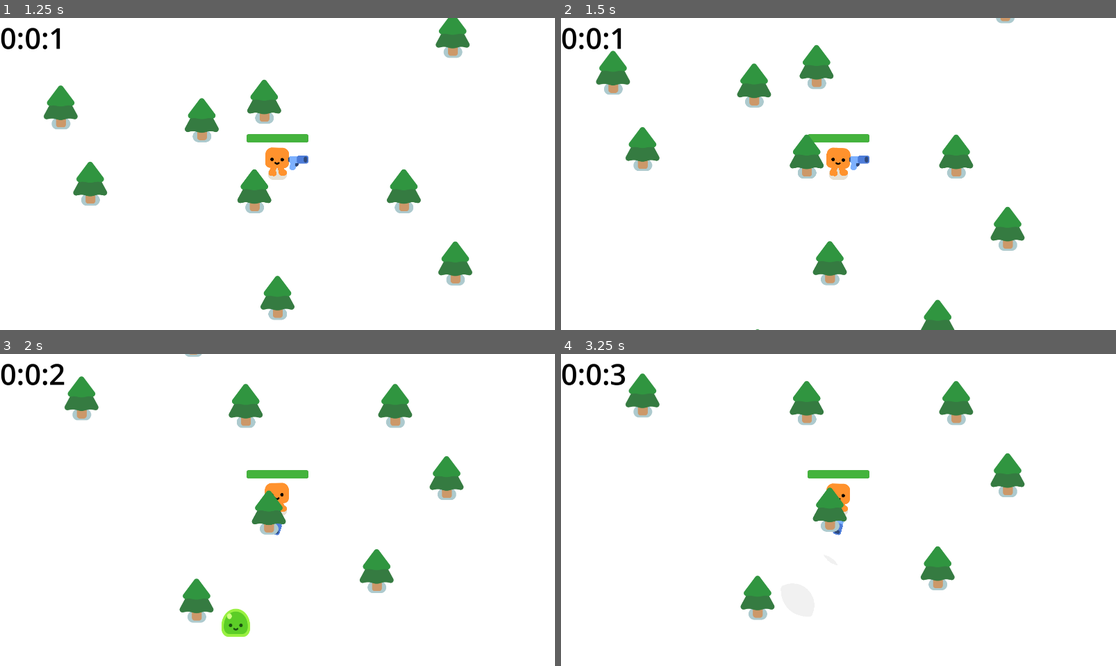
Above: before the commit, frames 1-4 (two rows, left to right).
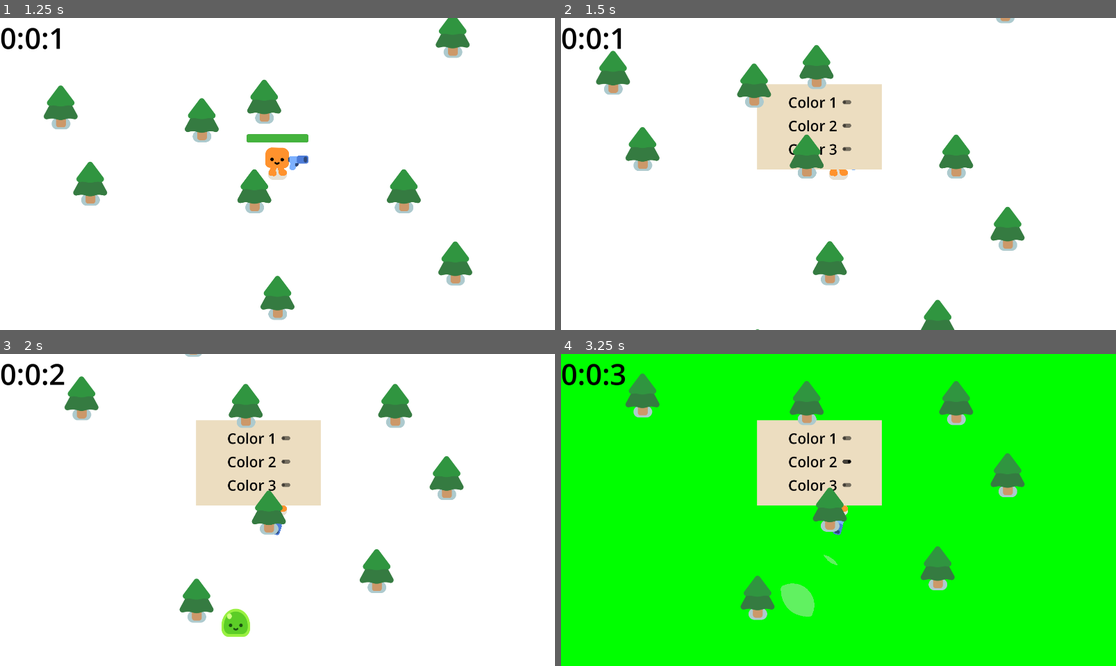
Above: after the commit, the same moments.

Repository: mnkrana/godot-2-adventure
Game: Godot game, scene res://scenes/game.tscn
The game is run twice, just before and just after one commit, with the same random seed, the same clock (stepped at 60 frames per second) and the same inputs.
Inputs (mouse positions are in pixels of both pictures, inside the frame that each line leads up to):
- Up to frame 1 (1.25 s): tap Enter (ui_accept) at 0.5 s; hold D (move_right) from 0.53 s (still down); hold Enter (ui_accept) from 0.53 s (still down)
- Up to frame 2 (1.5 s): release D (move_right) at 1.28 s; release Enter (ui_accept) at 1.28 s; hold S (move_down) from 1.28 s (still down); tap Enter (ui_accept) at 1.35 s
- Up to frame 3 (2 s): keep holding S (move_down); tap Enter (ui_accept) at 1.52, 1.82 s
- Up to frame 4 (3.25 s): release S (move_down) at 2 s; click (821, 438) at 2 s, where only the run after the commit has a clickable "Color 1"; click (821, 460) at 2.75 s, where only the run after the commit has a clickable "Color 2"

Frame 1 is identical in both runs. In frame 2, 5.6% of the frame differs, in the area x 35-58%, y 21-49%; in frame 3, 6.0%; in frame 4, 96%, in the area x 0-100%, y 0-100%.

Commit message:
feat(color-menu): add color changer ui

Diff:
--- /dev/null
+++ b/scenes/color_changer.tscn
@@ -0,0 +1,69 @@
+[gd_scene load_steps=4 format=3 uid="uid://bs3ini1ighocw"]
+
+[ext_resource type="Texture2D" uid="uid://depwtirxm3ry3" path="res://assets/ui/2.png" id="1_73s8h"]
+[ext_resource type="Script" path="res://scripts/color_menu.gd" id="2_4nsj7"]
+
+[sub_resource type="StyleBoxEmpty" id="StyleBoxEmpty_jsqor"]
+
+[node name="ColorChanger" type="Control"]
+layout_mode = 3
+anchors_preset = 15
+anchor_right = 1.0
+anchor_bottom = 1.0
+grow_horizontal = 2
+grow_vertical = 2
+script = ExtResource("2_4nsj7")
+
+[node name="ColorMenu" type="NinePatchRect" parent="."]
+layout_mode = 1
+anchors_preset = 8
+anchor_left = 0.5
+anchor_top = 0.5
+anchor_right = 0.5
+anchor_bottom = 0.5
+offset_left = -281.0
+offset_top = -311.0
+offset_right = 150.0
+offset_bottom = -15.0
+grow_horizontal = 2
+grow_vertical = 2
+texture = ExtResource("1_73s8h")
+
+[node name="VBoxContainer" type="VBoxContainer" parent="ColorMenu"]
+layout_mode = 1
+anchors_preset = 7
+anchor_left = 0.5
+anchor_top = 1.0
+anchor_right = 0.5
+anchor_bottom = 1.0
+offset_left = -53.0
+offset_top = -134.5
+offset_right = 54.0
+offset_bottom = -33.5
+grow_horizontal = 2
+grow_vertical = 0
+
+[node name="Color1" type="CheckButton" parent="ColorMenu/VBoxContainer"]
+modulate = Color(0.040736, 0.040736, 0.040736, 1)
+layout_mode = 2
+theme_override_font_sizes/font_size = 50
+theme_override_styles/focus = SubResource("StyleBoxEmpty_jsqor")
+text = "Color 1 "
+
+[node name="Color2" type="CheckButton" parent="ColorMenu/VBoxContainer"]
+modulate = Color(0.040736, 0.040736, 0.040736, 1)
+layout_mode = 2
+theme_override_font_sizes/font_size = 50
+theme_override_styles/focus = SubResource("StyleBoxEmpty_jsqor")
+text = "Color 2 "
+
+[node name="Color3" type="CheckButton" parent="ColorMenu/VBoxContainer"]
+modulate = Color(0.040736, 0.040736, 0.040736, 1)
+layout_mode = 2
+theme_override_font_sizes/font_size = 50
+theme_override_styles/focus = SubResource("StyleBoxEmpty_jsqor")
+text = "Color 3 "
+
+[connection signal="pressed" from="ColorMenu/VBoxContainer/Color1" to="." method="_on_color_1_pressed"]
+[connection signal="pressed" from="ColorMenu/VBoxContainer/Color2" to="." method="_on_color_2_pressed"]
+[connection signal="pressed" from="ColorMenu/VBoxContainer/Color3" to="." method="_on_color_3_pressed"]
--- a/scenes/game.tscn
+++ b/scenes/game.tscn
@@ -1,8 +1,9 @@
-[gd_scene load_steps=8 format=3 uid="uid://dgjhqp7kb4xo8"]
+[gd_scene load_steps=9 format=3 uid="uid://dgjhqp7kb4xo8"]
 
 [ext_resource type="Script" path="res://scripts/game.gd" id="1_3f27t"]
 [ext_resource type="PackedScene" uid="uid://3v8bgnoklk5o" path="res://scenes/player.tscn" id="1_orgty"]
 [ext_resource type="PackedScene" uid="uid://3nt8ag5lcpdy" path="res://scenes/Tree.tscn" id="2_v8bgh"]
+[ext_resource type="PackedScene" uid="uid://bs3ini1ighocw" path="res://scenes/color_changer.tscn" id="4_8idjp"]
 
 [sub_resource type="Curve2D" id="Curve2D_d3uhi"]
 _data = {
@@ -26,7 +27,8 @@
 [node name="CanvasLayer" type="CanvasLayer" parent="."]
 layer = -30
 
-[node name="ColorRect" type="ColorRect" parent="CanvasLayer"]
+[node name="GameBg" type="ColorRect" parent="CanvasLayer"]
+unique_name_in_owner = true
 offset_left = -742.0
 offset_top = -389.0
 offset_right = 2229.0
@@ -51,6 +53,13 @@
 unique_name_in_owner = true
 position = Vector2(-791, -646)
 rotation = -0.0119266
+
+[node name="ColorChanger" parent="Player" instance=ExtResource("4_8idjp")]
+anchors_preset = 8
+anchor_left = 0.5
+anchor_top = 0.5
+anchor_right = 0.5
+anchor_bottom = 0.5
 
 [node name="Trees" type="Node" parent="."]
 
@@ -293,5 +302,6 @@
 text = "Restart"
 
 [connection signal="health_depleted" from="Player" to="." method="_on_player_health_depleted"]
+[connection signal="color_changed" from="Player/ColorChanger" to="." method="_on_color_changer_color_changed"]
 [connection signal="timeout" from="Timer" to="." method="_on_timer_timeout"]
 [connection signal="pressed" from="GameOver/ColorRect/Button" to="." method="_on_button_pressed"]
--- /dev/null
+++ b/scripts/color_menu.gd
@@ -0,0 +1,46 @@
+extends Control
+
+signal color_changed(color: Color)
+
+var self_opened = false
+
+@onready var color_1 = $ColorMenu/VBoxContainer/Color1
+@onready var color_2 = $ColorMenu/VBoxContainer/Color2
+@onready var color_3 = $ColorMenu/VBoxContainer/Color3
+
+func _ready():
+	visible = self_opened
+
+func _input(event):
+	if event.is_action_pressed("ui_accept"):
+		toggle_color_changer()
+
+func toggle_color_changer():
+	self_opened = !self_opened
+	visible = self_opened
+
+func _on_color_1_pressed():
+	change_color(1)
+	color_2.set_pressed_no_signal(false)
+	color_3.set_pressed_no_signal(false)
+
+func _on_color_2_pressed():
+	change_color(2)
+	color_1.set_pressed_no_signal(false)
+	color_3.set_pressed_no_signal(false)
+
+func _on_color_3_pressed():
+	change_color(3)
+	color_1.set_pressed_no_signal(false)
+	color_2.set_pressed_no_signal(false)
+
+func change_color(color : int):
+	match color:
+		1:
+			color_changed.emit(Color.RED)
+		2:
+			color_changed.emit(Color.GREEN)
+		3:
+			color_changed.emit(Color.BLUE)
+		_:
+			color_changed.emit(Color.WHITE)
--- a/scripts/game.gd
+++ b/scripts/game.gd
@@ -28,3 +28,7 @@
 	print("button pressed")
 	get_tree().reload_current_scene()
 	#get_tree().paused = false
+
+func _on_color_changer_color_changed(color: Color):
+	print("Change color to "+ str(color))
+	%GameBg.color = color
Binary file added: assets/ui/2.png
Not shown, added: assets/ui/2.png.import
